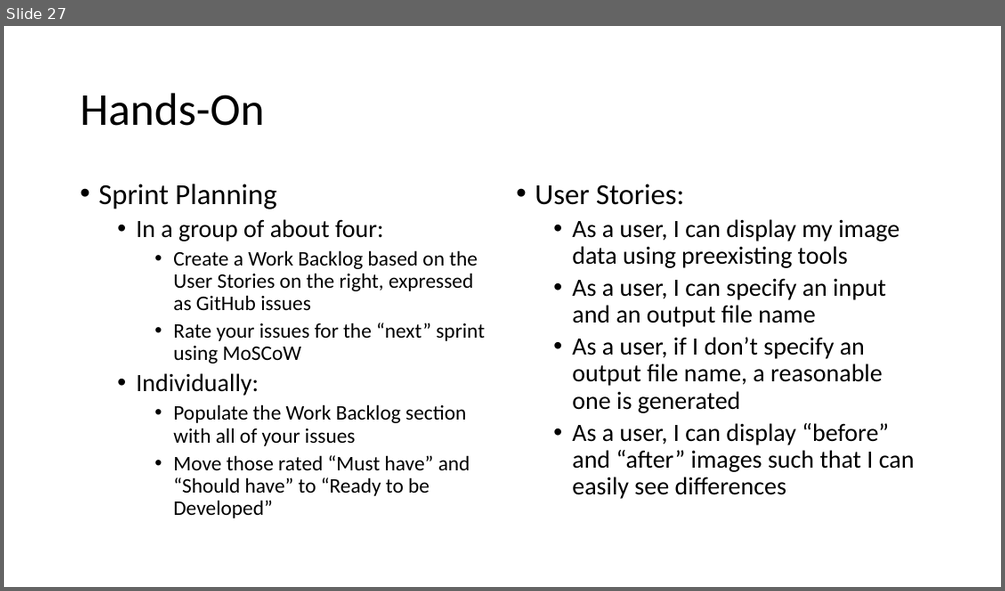
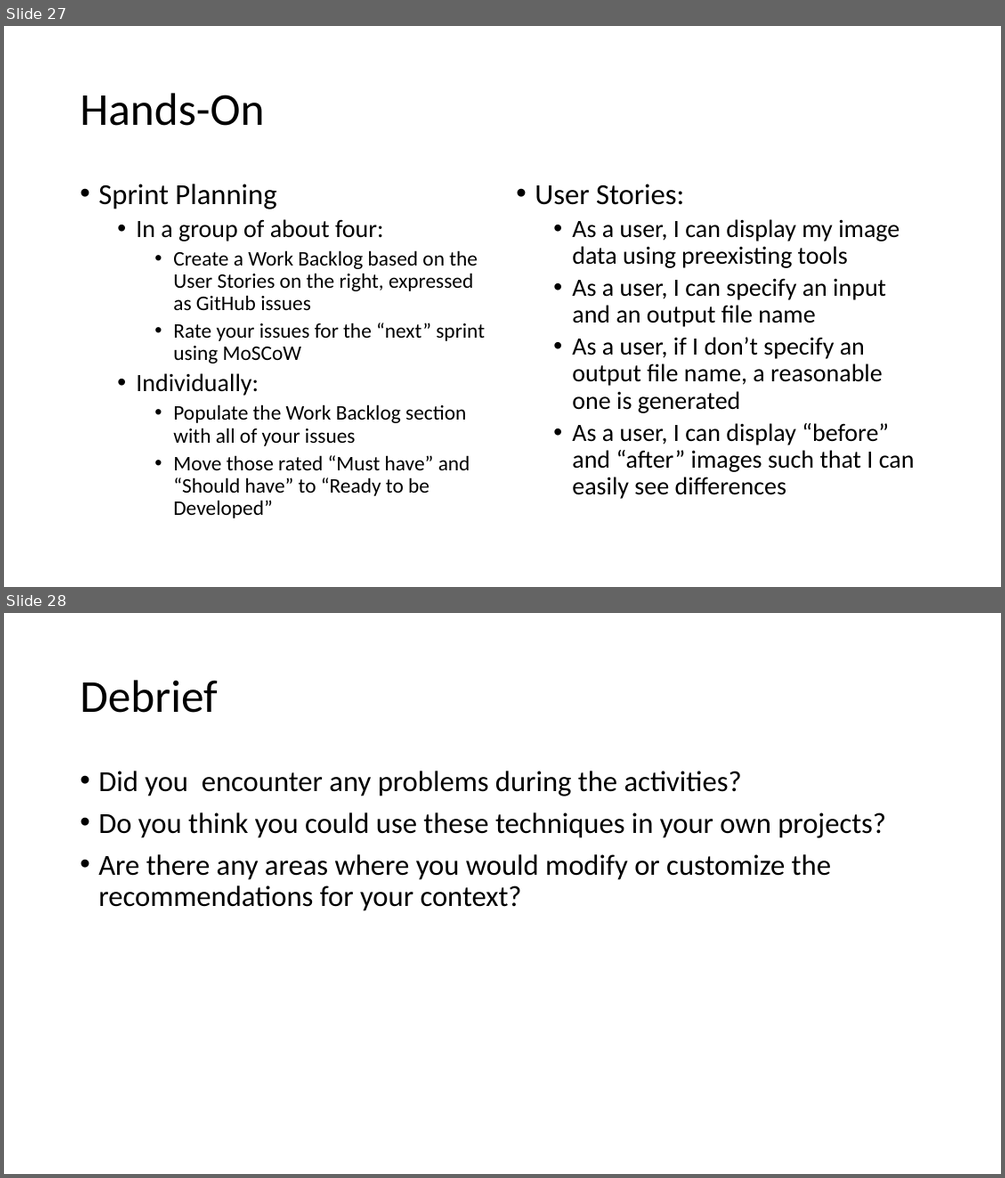
Before and after one commit to mrmundt/INTERSECT-Project-Management, a slide deck: presentations/ProjectManagement.pptx. Shown one above the other, each under a label of ours: slide 27 before the commit, slides 27 and 28 after it. The pictures are 1005x591 and 1005x1178 pixels, drawn with LibreOffice and Linux fonts; fonts in the diff are those of the drawing. Boxes give left, top, right and bottom in pixels: in the first picture for what was removed or moved away, otherwise in the second. Text is boxed around its words. In the diff, an @@ line names an element or a change of style, - is before the commit and + after.

```diff
--- a/presentations/ProjectManagement.pptx
+++ b/presentations/ProjectManagement.pptx
@@ slide 28 added at (4,613,1001,1174), background #FFFFFF @@
@@ title added at (80,680,217,713), 44 pt, text #000000 @@
+Debrief
@@ text added at (98,771,886,911), 28 pt, text #000000 @@
+• Did you encounter any problems during the activities?
+• Do you think you could use these techniques in your own projects?
+• Are there any areas where you would modify or customize the recommendations for your context?
```
Also in this commit, not shown: 1 other file.
